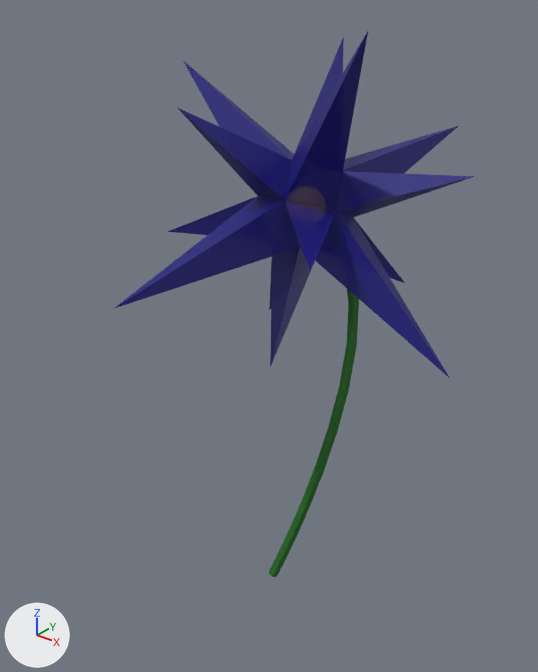
The Blender file Assets/Blender FIles/Ingredients/Starry Night Flower.blend: old version first, new version second.
Both versions are drawn from a 50 mm lens placed at (0.29, -0.368, 0.444), pointed at (-0.014, 0.012, 0.209). Arrows for +X, +Y and +Z are at lower left; the lights stay in place.

Names of what the first picture shows: 'Cube', 'Stem'.
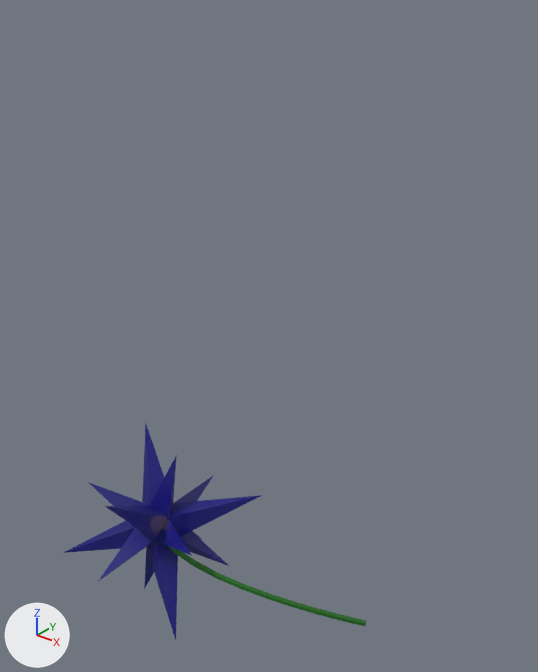
Where the newer file only moved an object's origin or applied its transform, the numbers keep the older frame.

Changed parts and their boxes (x1, y1, x2, y2) in the pictures (538 x 672 px):
'Cube', reshaped (45% narrower, 38% shorter)
    before: (115, 31, 475, 378)
    after: (63, 424, 262, 640)
'Stem', reshaped, rescaled (119% wider, 72% shorter)
    before: (269, 288, 359, 577)
    after: (168, 546, 366, 626)

The change, as a diff of the scene's bpy script:
```diff
--- a/Assets/Blender FIles/Ingredients/Starry Night Flower.blend.py
+++ b/Assets/Blender FIles/Ingredients/Starry Night Flower.blend.py
@@ me_cube_001 @@
 me_cube_001.from_pydata(...)  # 26 vertices, 48 faces; spans x 1.09..5.68, y -0.6..3.99, z 0.37..4.95
 # used by ob_cube; location = (0.0, 0.0, 0.0); rotation_euler = (0.429, -0.894, -0.629), in degrees (25, -51, -36); scale = (0.0656, 0.0656, 0.0656)
+# me_cube_001 part 1: the whole mesh is multiplied about its middle by the matrix ((-0.261, 0.503, -0.019), (-0.459, -0.229, 0.241), (0.206, 0.127, 0.513)), then moved by (-2.75, -2.61, -1.46)
 me_cube_001.materials.append(mat_flower)
@@ cu_beziercurve @@
 _sp = cu_beziercurve.splines.new('BEZIER'); _sp.bezier_points.add(1)
-_sp.bezier_points.foreach_set('co', [0.0, 0.166, 1.43, 0.0, 0.0, 0.0])
-_sp.bezier_points.foreach_set('handle_left', [-0.318, -0.0628, 1.635, 0.0, 0.0, 0.0])
-_sp.bezier_points.foreach_set('handle_right', [0.353, 0.42, 1.203, 0.0, 0.0, 0.0])
+_sp.bezier_points.foreach_set('co', [-0.5, -0.543, 0.519, 0.74, 0.0, 0.0271])
+_sp.bezier_points.foreach_set('handle_left', [-0.831, -0.249, 0.528, 0.74, 0.0, 0.0271])
+_sp.bezier_points.foreach_set('handle_right', [-0.133, -0.869, 0.508, 0.74, 0.0, 0.0271])
 for _p, _l, _r in zip(_sp.bezier_points, ['ALIGNED', 'ALIGNED'], ['ALIGNED', 'ALIGNED']): _p.handle_left_type = _l; _p.handle_right_type = _r
@@ ob_stem @@
 ob_stem.location = (0.0, 0.0, 0.0)
-ob_stem.scale = (0.211, 0.211, 0.211)
+ob_stem.scale = (0.12, 0.12, 0.12)
```
